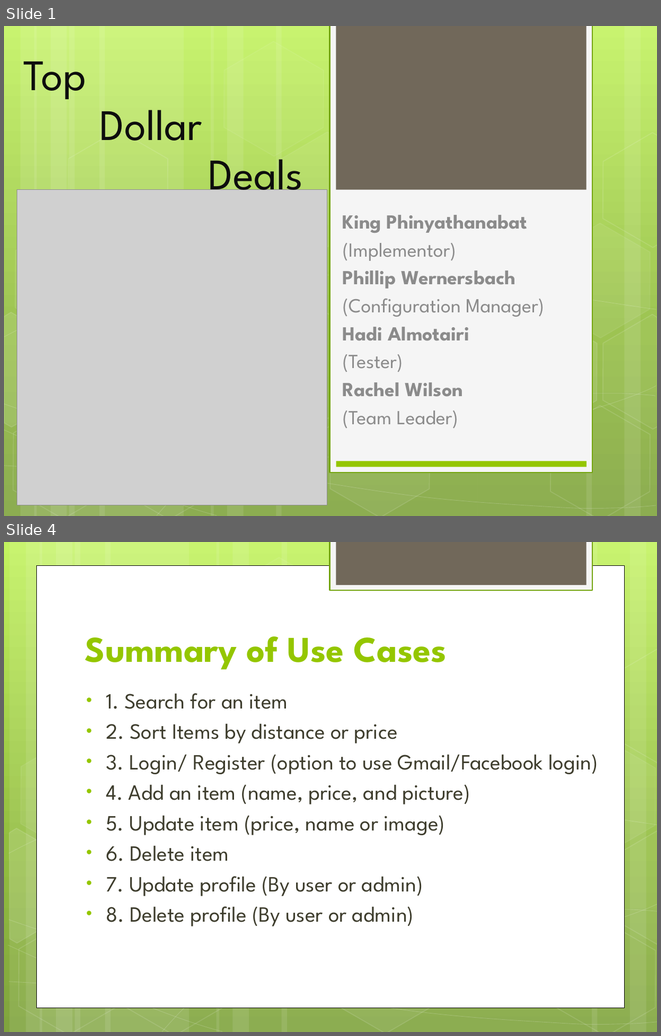
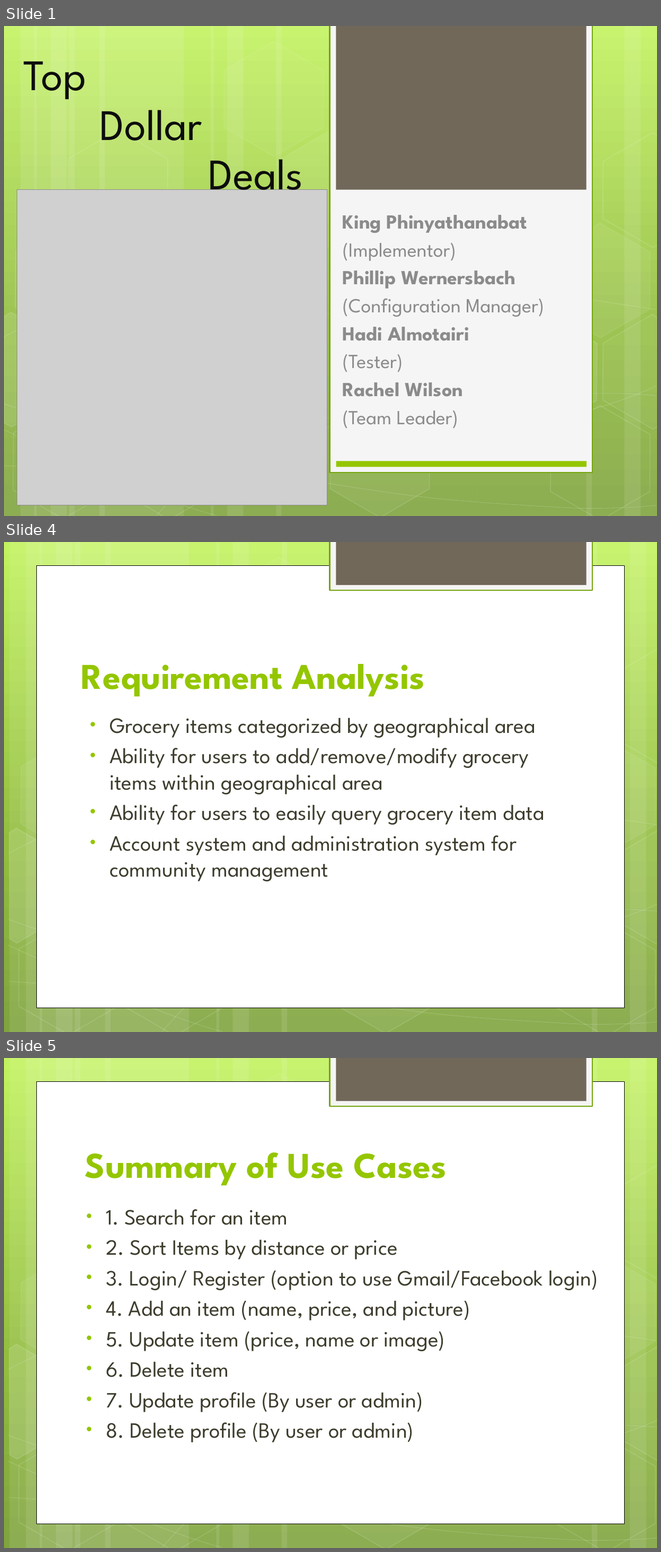
Before and after one commit to suphaphan/CSC440TopDollarDeals, a slide deck: Deliverbles/Inception/Inception_Stage.pptx. Shown one above the other, each under a label of ours: slides 1 and 4 before the commit, slides 1, 4 and 5 after it; the slides between them are not shown. The pictures are 661x1036 and 661x1552 pixels, drawn with LibreOffice and Linux fonts; fonts in the diff are those of the drawing; grey boxes stand for pictures. Boxes give left, top, right and bottom in pixels: in the first picture for what was removed or moved away, otherwise in the second. Text is boxed around its words. In the diff, an @@ line names an element or a change of style, - is before the commit and + after.

```diff
--- a/Deliverbles/Inception/Inception_Stage.pptx
+++ b/Deliverbles/Inception/Inception_Stage.pptx
@@ slide 4 added at bbox=[4, 542, 657, 1032], background gradient #C3F35F to #93BF3F to #81A53E; not listed: 31 template elements that a slide beside it also shows @@
@@ title added at bbox=[81, 664, 425, 697], 40 pt, text #94C600, bold @@
+Requirement Analysis
@@ text added at bbox=[109, 717, 545, 881], 24 pt, text #3E3D2D @@
+• Grocery items categorized by geographical area
+• Ability for users to add/remove/modify grocery items within geographical area
+• Ability for users to easily query grocery item data
+• Account system and administration system for community management
@@ what was slide 4 is now slide 5 @@
```
Also in this commit, not shown: 2 slides changed, 1 other slide added, 1 slide removed.
